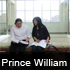
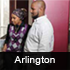
The second 70px x 70px image is a revision of the first. Changes to its layers:
hid "Prince William" over (2, 59, 67, 66)
showed "Arlington", painted on it over (6, 55, 65, 69)
hid "head3" over (0, 0, 70, 70)
showed "head1" over (0, 0, 70, 70)
